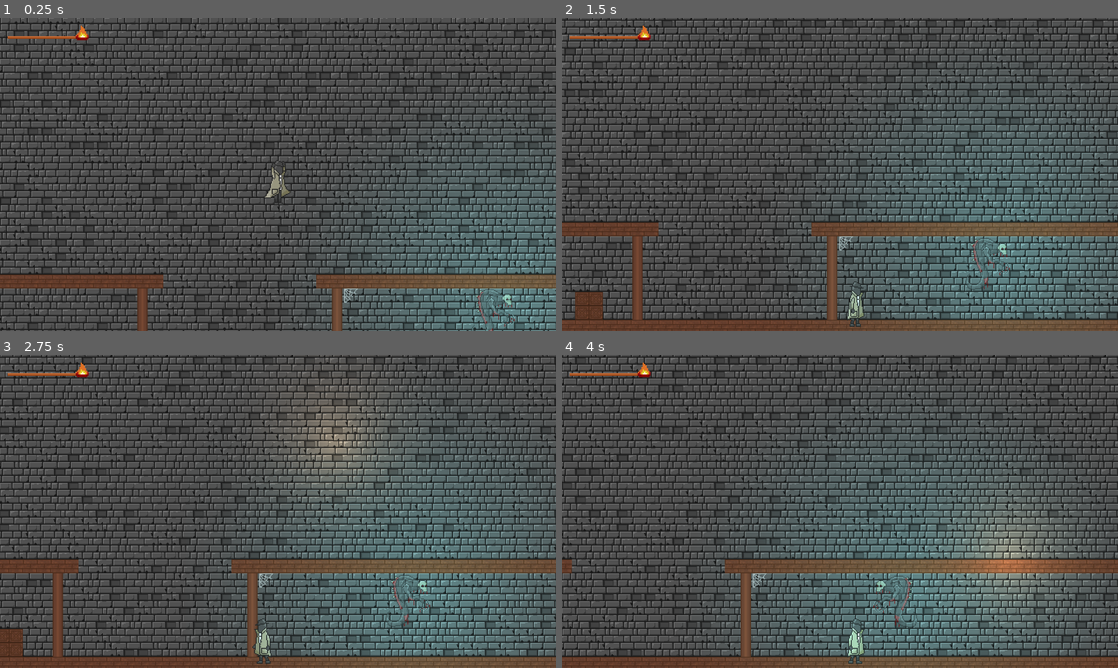
Above: before the commit, frames 1-4 (two rows, left to right).
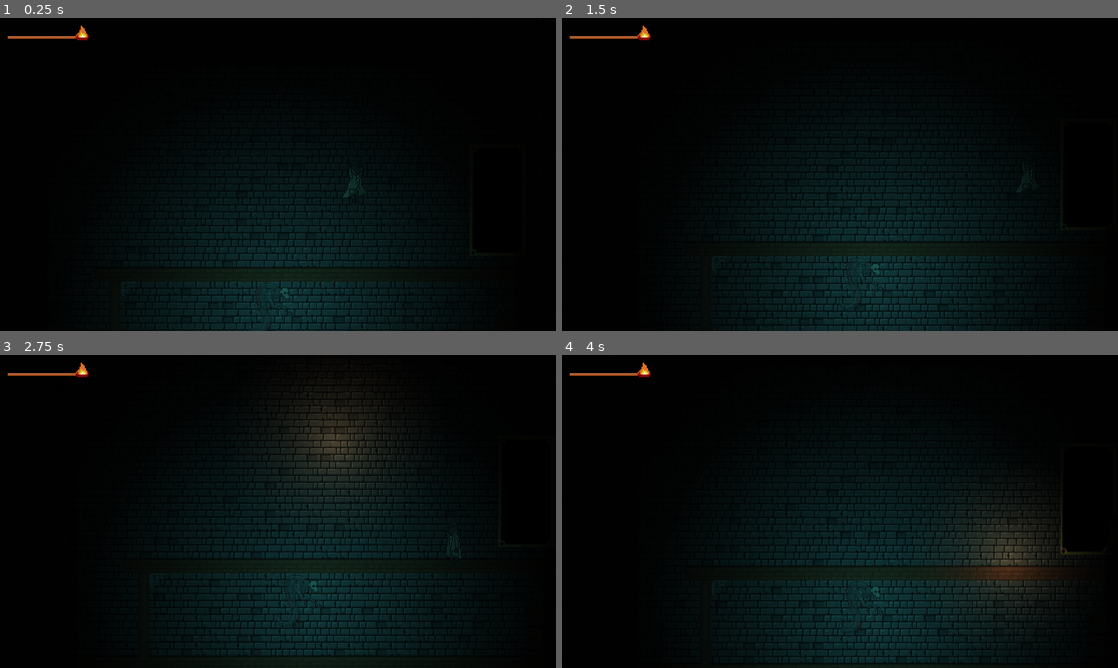
Above: after the commit, the same moments.

Repository: lestercantor/gwj-74---haunted
Game: Godot game, scene res://Level/Level.tscn
The game is run twice, just before and just after one commit, with the same random seed, the same clock (stepped at 60 frames per second) and the same inputs.
Inputs (mouse positions are in pixels of both pictures, inside the frame that each line leads up to):
- Up to frame 1 (0.25 s): no input
- Up to frame 2 (1.5 s): move the mouse to (962, 158) at 0.52 s; press the mouse at (962, 158) at 0.53 s; hold D (move_right) from 0.53 s (still down); tap Space (jump) at 0.77 s; move the mouse to (728, 190) at 1.27 s; release the mouse at (728, 190) at 1.28 s; click (728, 190) at 1.35 s
- Up to frame 3 (2.75 s): tap Space (jump) at 1.52 s; move the mouse to (333, 442) at 2.02 s; release D (move_right) at 2.03 s; press the mouse at (333, 442) at 2.03 s; hold A (move_left) from 2.03 s (still down)
- Up to frame 4 (4 s): move the mouse to (812, 574) at 2.77 s; release A (move_left) at 2.78 s; release the mouse at (812, 574) at 2.78 s; hold D (move_right) from 2.78 s (still down); click (812, 574) at 2.85 s; tap Space (jump) at 3.02, 3.77 s; move the mouse to (1006, 558) at 3.52 s; press the mouse at (1006, 558) at 3.53 s

The runs differ from the first frame. In frame 1, 95% of the frame differs, in the area x 0-100%, y 0-100%; in frame 2, 95%; in frame 3, 95%; in frame 4, 96%.
Error before the commit: Invalid access to property or key 'mouse_light' on a base object of type 'Nil'. (res://Player/Light_Charge_UI.gd:9)

Commit message:
painting sprites
basic frame and background

Diff:
--- a/Level/Level.tscn
+++ b/Level/Level.tscn
@@ -1,13 +1,13 @@
 [gd_scene load_steps=19 format=3 uid="uid://w5vlxb805s64"]
 
 [ext_resource type="Texture2D" uid="uid://jvhgrw0muibq" path="res://Art Assets/Tilesets/CastleTileset.png" id="1_76u6i"]
-[ext_resource type="Script" path="res://Player/Light_Charge_UI.gd" id="1_oigwh"]
 [ext_resource type="Texture2D" uid="uid://c8t1q4rqsnjk6" path="res://Art Assets/UI/MatchStickUIUnder.png" id="2_ftfeo"]
 [ext_resource type="Texture2D" uid="uid://hrm4bxxj1278" path="res://Art Assets/Backgrounds/CastleTileset_n.png" id="2_kl17q"]
 [ext_resource type="PackedScene" uid="uid://hhnak10g0byc" path="res://Player/player.tscn" id="2_othsh"]
 [ext_resource type="Texture2D" uid="uid://bhvhmw1ajhc6p" path="res://Art Assets/UI/MatchStickUIOver.png" id="3_7peit"]
 [ext_resource type="PackedScene" uid="uid://datyn7j67bbd7" path="res://Enemy/enemy.tscn" id="4_kgrqc"]
 [ext_resource type="Texture2D" uid="uid://l54khree1rmq" path="res://Art Assets/UI/MatchStickUIFlame.png" id="4_uggvw"]
+[ext_resource type="PackedScene" uid="uid://b6j7qu0ii6054" path="res://Paintings/painting.tscn" id="5_npcdf"]
 
 [sub_resource type="StyleBoxTexture" id="StyleBoxTexture_304g7"]
 texture = ExtResource("2_ftfeo")
@@ -130,15 +130,14 @@
 value = 100.0
 editable = false
 scrollable = false
-script = ExtResource("1_oigwh")
 
 [node name="CanvasModulate" type="CanvasModulate" parent="."]
-visible = false
 position = Vector2(0, 192)
 scale = Vector2(3, 3)
 color = Color(0.0214346, 0.0214346, 0.0214346, 1)
 
 [node name="TileMap" type="TileMap" parent="."]
+z_index = -20
 position = Vector2(0, 416)
 scale = Vector2(2, 2)
 tile_set = SubResource("TileSet_i7m5u")
@@ -150,7 +149,8 @@
 layer_1/tile_data = PackedInt32Array(1310699, 458752, 65536, 1310700, 458752, 65536, 1310701, 458752, 65536, 1310702, 4 …(4317 unchanged characters)…
 
 [node name="Player" parent="." instance=ExtResource("2_othsh")]
-position = Vector2(264, 560)
+z_index = 1
+position = Vector2(954, 575)
 
 [node name="Camera2D" type="Camera2D" parent="Player"]
 process_callback = 0
@@ -177,3 +177,7 @@
 
 [node name="Enemy" parent="." instance=ExtResource("4_kgrqc")]
 position = Vector2(755, 896)
+
+[node name="Painting" parent="." instance=ExtResource("5_npcdf")]
+position = Vector2(1282, 644)
+scale = Vector2(2, 2)
--- a/Paintings/painting.tscn
+++ b/Paintings/painting.tscn
@@ -1,6 +1,14 @@
-[gd_scene load_steps=2 format=3 uid="uid://b6j7qu0ii6054"]
+[gd_scene load_steps=6 format=3 uid="uid://b6j7qu0ii6054"]
+
+[ext_resource type="Texture2D" uid="uid://bmgfwcam6h7jp" path="res://Art Assets/Paintings/PaintingFrame.png" id="1_vnq1p"]
+[ext_resource type="Texture2D" uid="uid://btqubnrk5a7k6" path="res://Art Assets/Paintings/PaintingFrame_n.png" id="2_aqqrq"]
+[ext_resource type="Texture2D" uid="uid://btu0mshq5gwnm" path="res://Art Assets/Paintings/PaintingBackground01.png" id="3_f6cnm"]
 
 [sub_resource type="RectangleShape2D" id="RectangleShape2D_joabk"]
+
+[sub_resource type="CanvasTexture" id="CanvasTexture_gg4x7"]
+diffuse_texture = ExtResource("1_vnq1p")
+normal_texture = ExtResource("2_aqqrq")
 
 [node name="Painting" type="Node2D"]
 
@@ -8,3 +16,10 @@
 
 [node name="CollisionShape2D" type="CollisionShape2D" parent="BurnableArea"]
 shape = SubResource("RectangleShape2D_joabk")
+
+[node name="Sprite2D" type="Sprite2D" parent="."]
+texture = SubResource("CanvasTexture_gg4x7")
+
+[node name="Sprite2D2" type="Sprite2D" parent="."]
+z_index = -1
+texture = ExtResource("3_f6cnm")
Binary file added: Art Assets/Paintings/PaintingBackground01.png
Not shown, added: Art Assets/Paintings/PaintingBackground01.png.import
Binary file added: Art Assets/Paintings/PaintingFrame.png
Not shown, added: Art Assets/Paintings/PaintingFrame.png.import
Binary file added: Art Assets/Paintings/PaintingFrame_n.png
Not shown, added: Art Assets/Paintings/PaintingFrame_n.png.import
